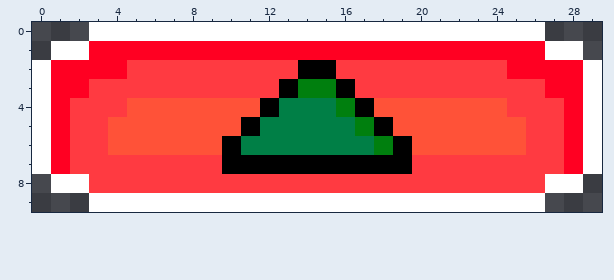
A pixel-art sprite gets an edit: UPR/Projekt/assets/images/button_up.png. This is how it looked before the edit.
The file is 150x50 pixels, drawn in blocks of 5x5; one block is one cell here.
The result:
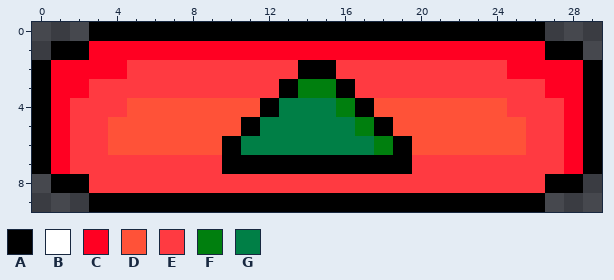
Palette (. is transparent): A #000000  B #ffffff  C #ff0022  D #ff5238  E #ff3a41  F #007f0e  G #007f46
Diff:
@@ x 0..29 @@
- 0 ...BBBBBBBBBBBBBBBBBBBBBBBB...
- 1 .BBCCCCCCCCCCCCCCCCCCCCCCCCBB.
- 2 BCCCCEEEEEEEEEAAEEEEEEEEECCCCB
- 3 BCCEEEEEEEEEEAFFAEEEEEEEEEECCB
- 4 BCEEEDDDDDDDAGGGFADDDDDDDEEECB
- 5 BCEEDDDDDDDAGGGGGFADDDDDDDEECB
- 6 BCEEDDDDDDAGGGGGGGFADDDDDDEECB
- 7 BCEEEEEEEEAAAAAAAAAAEEEEEEEECB
- 8 .BBEEEEEEEEEEEEEEEEEEEEEEEEBB.
- 9 ...BBBBBBBBBBBBBBBBBBBBBBBB...
+ 0 ...AAAAAAAAAAAAAAAAAAAAAAAA...
+ 1 .AACCCCCCCCCCCCCCCCCCCCCCCCAA.
+ 2 ACCCCEEEEEEEEEAAEEEEEEEEECCCCA
+ 3 ACCEEEEEEEEEEAFFAEEEEEEEEEECCA
+ 4 ACEEEDDDDDDDAGGGFADDDDDDDEEECA
+ 5 ACEEDDDDDDDAGGGGGFADDDDDDDEECA
+ 6 ACEEDDDDDDAGGGGGGGFADDDDDDEECA
+ 7 ACEEEEEEEEAAAAAAAAAAEEEEEEEECA
+ 8 .AAEEEEEEEEEEEEEEEEEEEEEEEEAA.
+ 9 ...AAAAAAAAAAAAAAAAAAAAAAAA...
Boxes around the changes in both pictures, in picture pixels (x1, y1, x2, y2):
changed: (32, 22, 602, 212)
